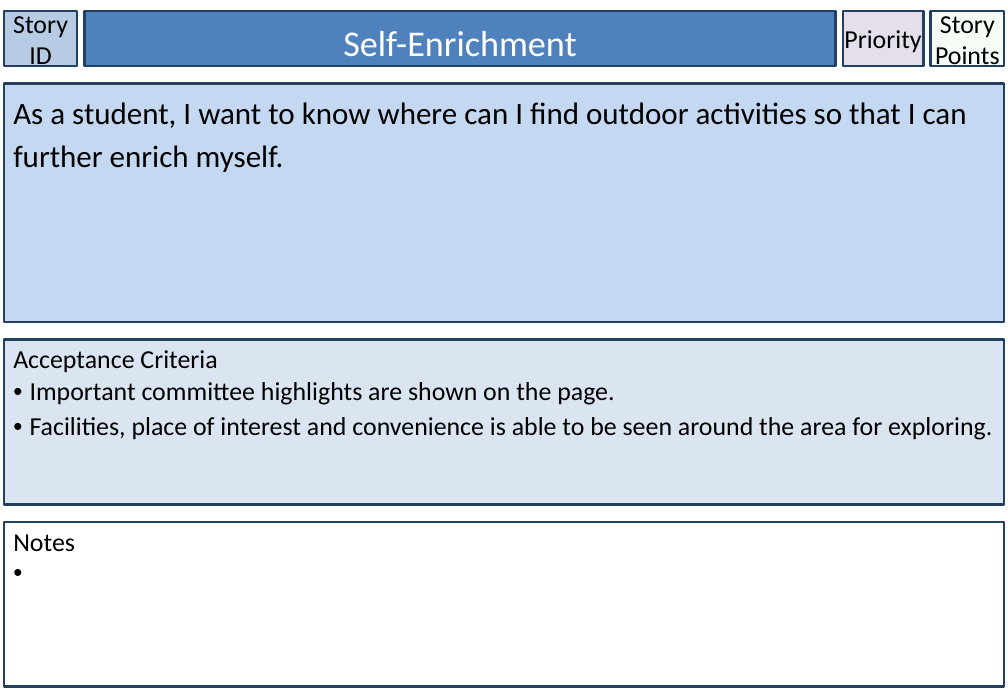
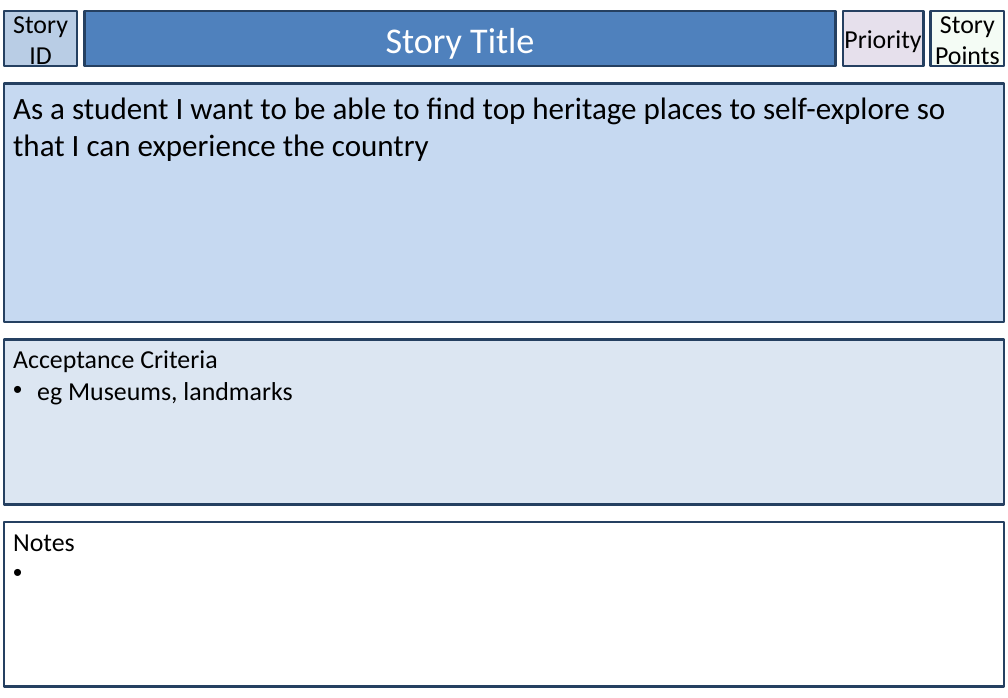
Before and after one commit to lufee84/GROUP-44, a slide deck: slide 46 of Adrian - STORY CARD.pptx (slide 42 before the commit). Drawn at 1008x698 pixels with LibreOffice and Linux fonts; fonts in the diff are those of the drawing. Boxes give left, top, right and bottom in pixels: in the first picture for what was removed or moved away, otherwise in the second. Text is boxed around its words. In the diff, an @@ line names an element or a change of style, - is before the commit and + after.

```diff
--- a/Adrian - STORY CARD.pptx
+++ b/Adrian - STORY CARD.pptx
@@ rectangle "Story Title" at [85,11,836,66]: outline #244061 2 pt to #254061 2 pt @@
@@ text in rectangle at [386,28,534,59]: text changed @@
-Self-Enrichment
+Story Title
@@ rectangle "As a student I want ..." at [4,84,1004,322]: fill #C5D8F1 to #C6D9F1; outline #244061 2 pt to #254061 2 pt @@
@@ text in rectangle at [13,97,945,161]: text changed @@
-As a student, I want to know where can I find outdoor activities so that I can further enrich myself.
+As a student I want to be able to find top heritage places to self-explore so that I can experience the country
@@ rectangle "Acceptance Criteria" at [4,340,1004,504]: fill #DAE5F1 to #DCE6F2; outline #244061 2 pt to #254061 2 pt @@
@@ text in rectangle at [37,382,292,405]: text changed @@
-• Important committee highlights are shown on the page.
-• Facilities, place of interest and convenience is able to be seen around the area for exploring.
+• eg Museums, landmarks
```
Also in this commit, not shown: 57 other slides changed, 9 slides added, 4 slides removed, 5 other files.
